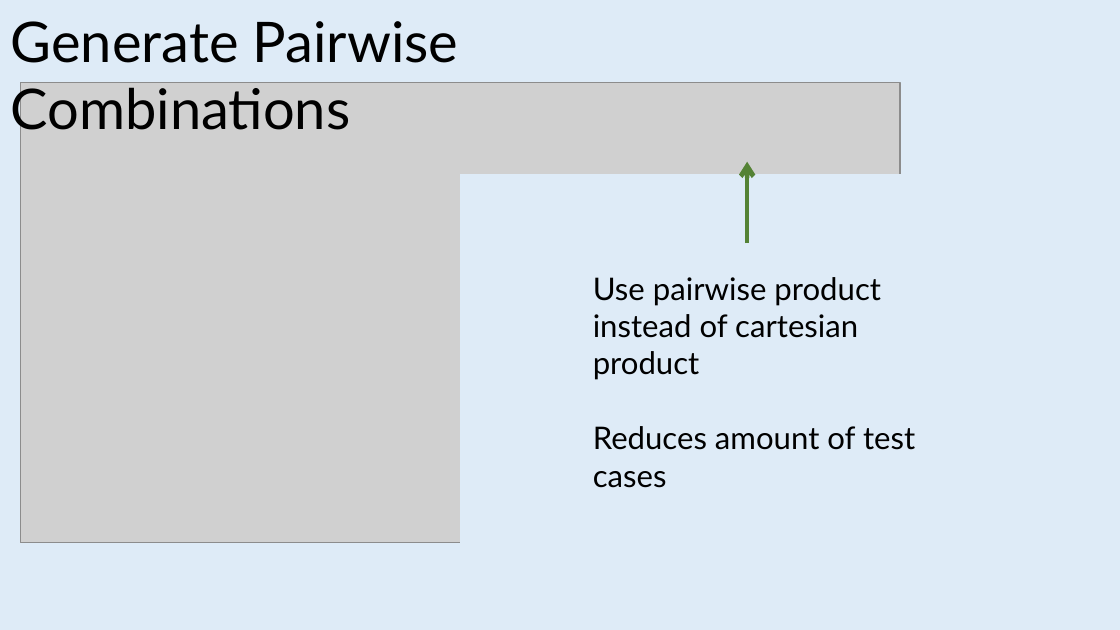
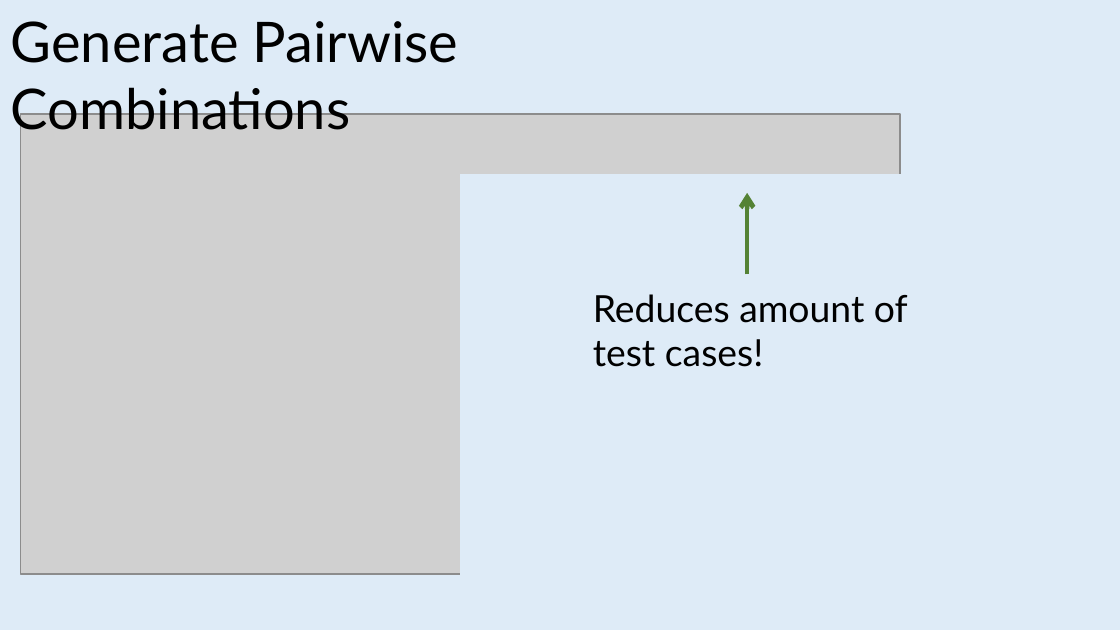
Before and after one commit to jeromerg/NCase, a slide deck: slide 3 of src/NCase.Doc/intern/ReadmeCaroussel.pptx. Drawn at 1120x630 pixels with LibreOffice and Linux fonts; fonts in the diff are those of the drawing; grey boxes stand for pictures. Boxes give left, top, right and bottom in pixels: in the first picture for what was removed or moved away, otherwise in the second. Text is boxed around its words. In the diff, an @@ line names an element or a change of style, - is before the commit and + after.

```diff
--- a/src/NCase.Doc/intern/ReadmeCaroussel.pptx
+++ b/src/NCase.Doc/intern/ReadmeCaroussel.pptx
@@ picture: place and size @@
-picture at <box>20,83,899,543</box>
+picture at <box>20,114,899,575</box>
@@ arrow moved from (747, 243) - (747, 161) to (747, 274) - (747, 193) @@
@@ text at <box>593,294,908,367</box>: text changed; size 20 to 24 pt @@
-Use pairwise product
-instead of cartesian product
-Reduces amount of test cases
+Reduces amount of test cases!
```
Also in this commit, not shown: 5 other slides changed, 6 slides added, 1 other file.
